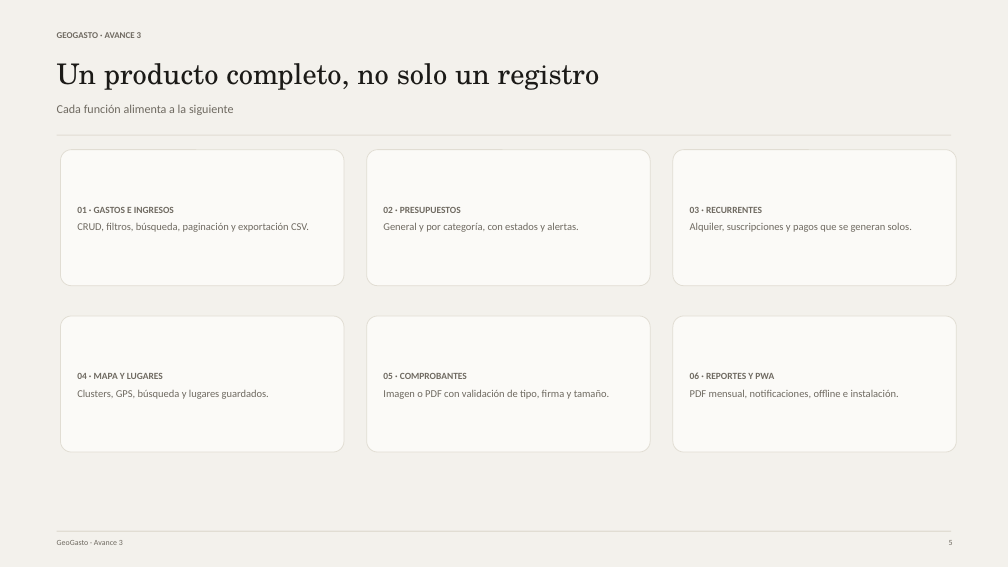
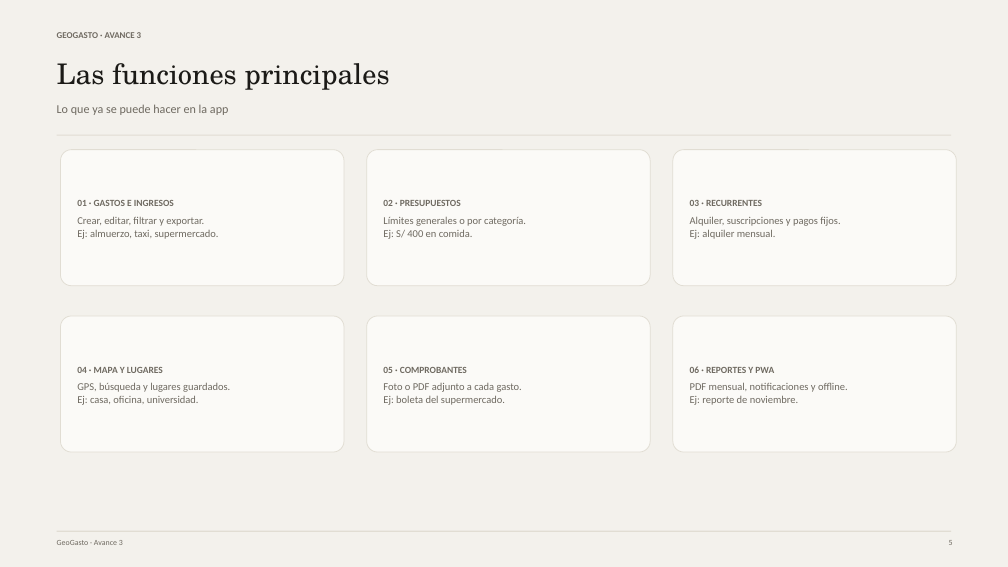
Before and after one commit to diegomorantemz/geogasto, a slide deck: slide 5 of docs/presentacion/GeoGasto-Avance-3.pptx. Drawn at 1008x567 pixels with LibreOffice and Linux fonts; fonts in the diff are those of the drawing. Boxes give left, top, right and bottom in pixels: in the first picture for what was removed or moved away, otherwise in the second. Text is boxed around its words. In the diff, an @@ line names an element or a change of style, - is before the commit and + after.

Commit message:
docs: actualizar presentación y guion con nuevo orden de exposición
- Aaron abre con introducción, problema y demo
- Diego presenta funciones, arquitectura, seguridad y datos
- D'alessandro cierra con Avance 3, pruebas y próximos pasos
- Textos más naturales, ejemplos concretos y limitaciones reales
- PDFs actualizados

```diff
--- a/docs/presentacion/GeoGasto-Avance-3.pptx
+++ b/docs/presentacion/GeoGasto-Avance-3.pptx
@@ text at box(57, 63, 390, 90): text changed @@
-Un producto completo, no solo un registro
+Las funciones principales
@@ text at box(57, 104, 228, 115): text changed @@
-Cada función alimenta a la siguiente
+Lo que ya se puede hacer en la app
@@ text in rounded rectangle at box(77, 217, 219, 239): text changed @@
-CRUD, filtros, búsqueda, paginación y exportación CSV.
+Crear, editar, filtrar y exportar.
+Ej: almuerzo, taxi, supermercado.
@@ text in rounded rectangle at box(383, 217, 526, 239): text changed @@
-General y por categoría, con estados y alertas.
+Límites generales o por categoría.
+Ej: S/ 400 en comida.
@@ text in rounded rectangle at box(690, 217, 840, 239): text changed @@
-Alquiler, suscripciones y pagos que se generan solos.
+Alquiler, suscripciones y pagos fijos.
+Ej: alquiler mensual.
@@ text in rounded rectangle at box(77, 383, 230, 405): text changed @@
-Clusters, GPS, búsqueda y lugares guardados.
+GPS, búsqueda y lugares guardados.
+Ej: casa, oficina, universidad.
@@ text in rounded rectangle at box(383, 383, 522, 405): text changed @@
-Imagen o PDF con validación de tipo, firma y tamaño.
+Foto o PDF adjunto a cada gasto.
+Ej: boleta del supermercado.
@@ text in rounded rectangle at box(690, 383, 848, 405): text changed @@
-PDF mensual, notificaciones, offline e instalación.
+PDF mensual, notificaciones y offline.
+Ej: reporte de noviembre.
```
Also in this commit, not shown: 12 other slides changed, 5 other files.
